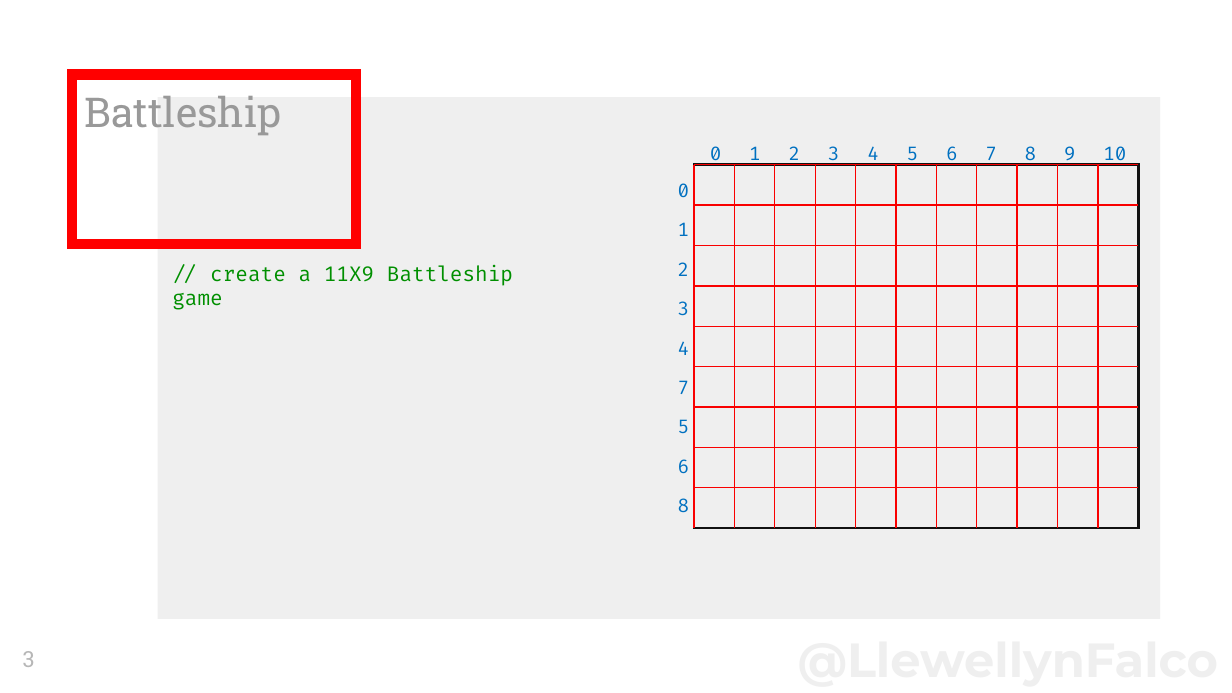
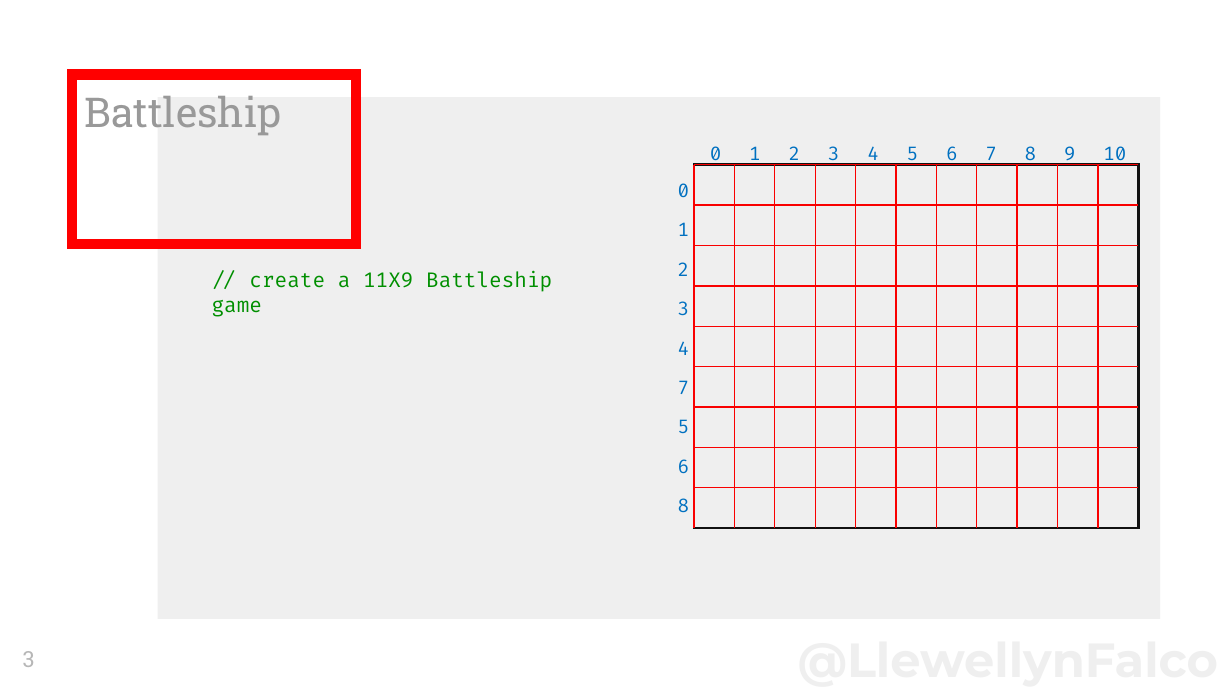
Before and after one commit to isidore/TestDrivenDevelopmentClass.Slides, a slide deck: slide 3 of Micro Api Design with Consume First.pptx. Drawn at 1232x693 pixels with LibreOffice and Linux fonts; fonts in the diff are those of the drawing. Boxes give left, top, right and bottom in pixels: in the first picture for what was removed or moved away, otherwise in the second. Text is boxed around its words. In the diff, an @@ line names an element or a change of style, - is before the commit and + after.

```diff
--- a/Micro Api Design with Consume First.pptx
+++ b/Micro Api Design with Consume First.pptx
@@ text "// create a 11X9 Battleship ..." moved from (x1=172, y1=265, x2=513, y2=310) to (x1=212, y1=271, x2=552, y2=317) @@
```
Also in this commit, not shown: 1 other file.
